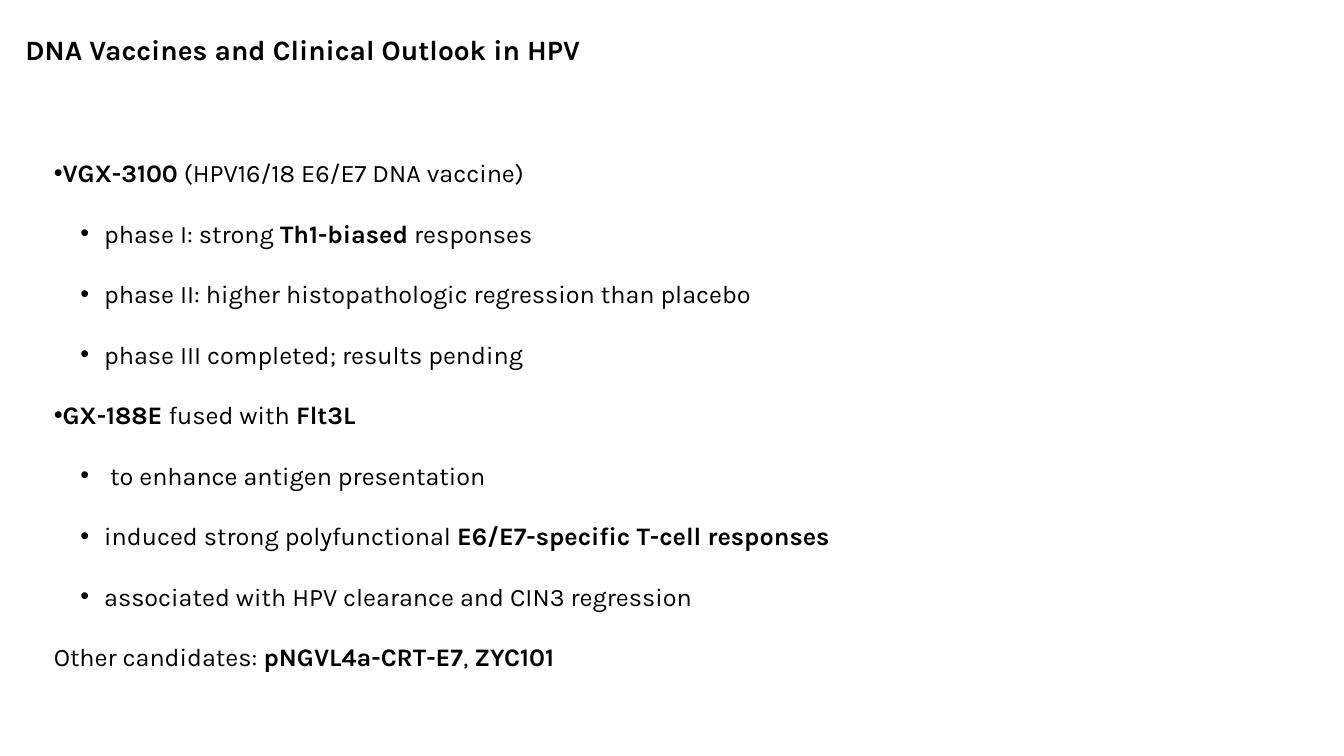
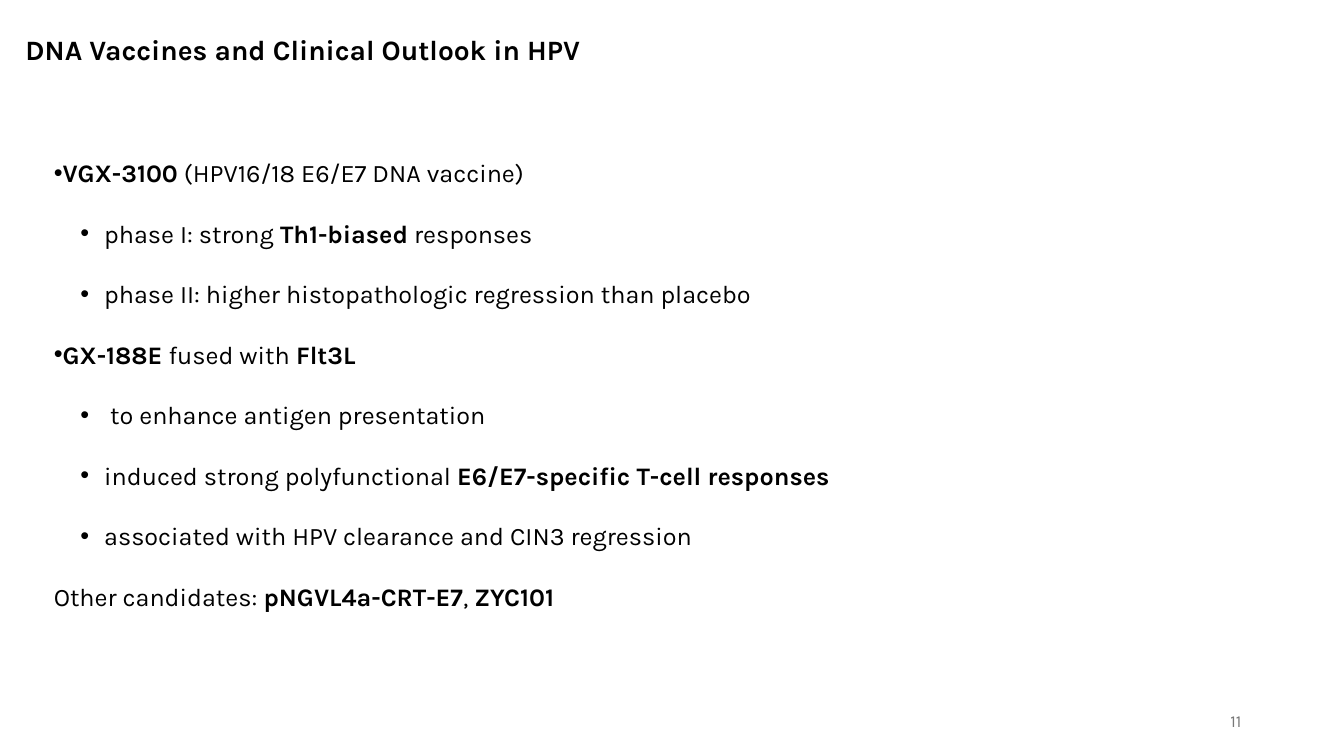
Before and after one commit to alirahmatibonab/pptx, a slide deck: slide 11 of vac.pptx (slide 10 before the commit). Drawn at 1344x756 pixels with LibreOffice and Linux fonts; fonts in the diff are those of the drawing. Boxes give left, top, right and bottom in pixels: in the first picture for what was removed or moved away, otherwise in the second. Text is boxed around its words. In the diff, an @@ line names an element or a change of style, - is before the commit and + after.

```diff
--- a/vac.pptx
+++ b/vac.pptx
@@ text at (104,346,523,370): paragraph removed @@
-  • phase III completed; results pending
@@ page number added at (1230,716,1241,727), 12 pt, text #797979 @@
+11
```
Also in this commit, not shown: 30 other slides changed, 14 slides added, 6 slides removed, 1 other file.
